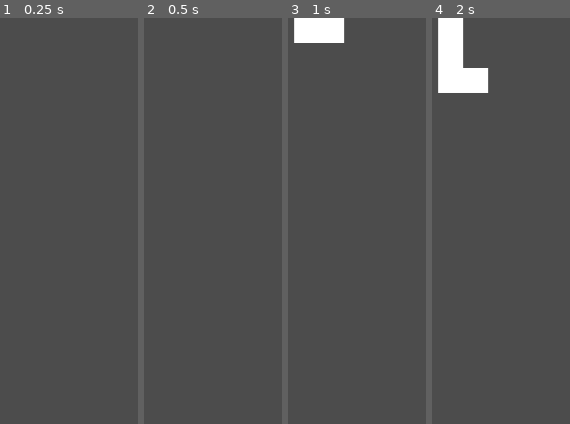
Above: before the commit, frames 1-4 (left to right).
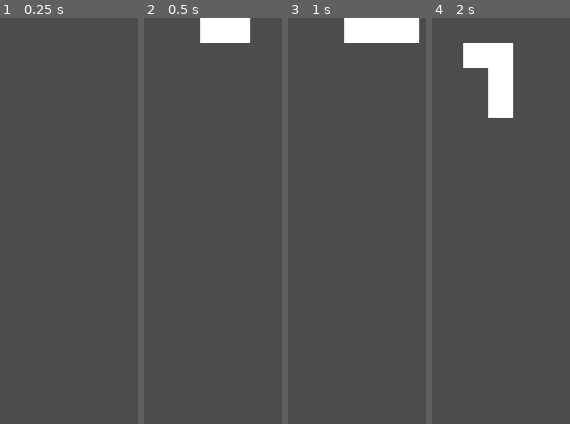
Above: after the commit, the same moments.

Repository: ImUrX/methris
Game: Godot game, scene res://Node2D.tscn
The game is run twice, just before and just after one commit, with the same random seed, the same clock (stepped at 60 frames per second) and the same inputs. The project has no main scene, so this scene is started directly.
Inputs:
- Up to frame 1 (0.25 s): no input
- Up to frame 2 (0.5 s): no input
- Up to frame 3 (1 s): hold Right (right, bound only after the commit) from 0.53 s (still down); tap Space (flip, bound only after the commit) at 0.6 s
- Up to frame 4 (2 s): tap Enter at 1.25 s; release Right (right, bound only after the commit) at 1.28 s; hold A (left, bound only after the commit) from 1.28 s (still down); tap Space (flip, bound only after the commit) at 1.35 s

Frame 1 is identical in both runs. In frame 2, 2.3% of the frame differs, in the area x 40-78%, y 0-7%; in frame 3, 5.6%; in frame 4, 9.1%, in the area x 4-60%, y 0-25%.

Commit message:
better collision detection

Diff:
--- a/TileMap.gd
+++ b/TileMap.gd
@@ -3,7 +3,7 @@
 
 const xMax = 10
 const yMax = 16
-var blocks = [load("res://blocks/L.gd")]
+var blocks = [load("res://blocks/L.gd"), load("res://blocks/Square.gd")]
 
 # Declare member variables here. Examples:
 var time = 0
@@ -17,18 +17,41 @@
 	instance.x = 5
 	instance.y = 0
 
-
-
 # Called every frame. 'delta' is the elapsed time since the previous frame.
 func _process(delta):
 	time += delta
+	if Input.is_action_just_pressed("flip"):
+		instance.flip(self)
+	if Input.is_action_just_pressed("left"):
+		instance.graph(self, -1)
+		instance.x -= 1
+		if instance.tryGraph(self, 0):
+			instance.x += 1
+			instance.graph(self, 0)
+		else:
+			instance.graph(self, 0)
+	if Input.is_action_just_pressed("right"):
+		instance.graph(self, -1)
+		instance.x += 1
+		if instance.tryGraph(self, 0):
+			instance.x -= 1
+			instance.graph(self, 0)
+		else:
+			instance.graph(self, 0)
 	if(time > 0.5):
 		instance.graph(self, -1)
 		instance.y += 1
-		if(instance.graph(self, 0) or instance.y == yMax):
+		var try = instance.tryGraph(self, 0)
+		instance.y -= 1
+		instance.graph(self, 0)
+		if(try or instance.y >= yMax):
 			instance = randomBlock()
 			instance.x = 5
-			pass
+			time -= 0.5
+			return
+		instance.graph(self, -1)
+		instance.y += 1
+		instance.graph(self, 0)
 		time -= 0.5
 
 func randomBlock():
--- a/blocks/Block.gd
+++ b/blocks/Block.gd
@@ -4,31 +4,49 @@
 
 var y = 0
 var x = 0
-var flipNum = 0
-var touched = false
+var size = 4
 
 # Declare member variables here. Examples:
 # var a = 2
 # var b = "text"
 
 func _init():
-	for x in range(4):
+	for x in range(size):
 		matrix.append([])
-		for _y in range(4):
+		for _y in range(size):
 			matrix[x].append(false)
 
 func graph(tilemap: TileMap, tile: int):
-	for toX in range(4):
-		for toY in range(4):
+	for toX in range(size):
+		for toY in range(size):
 			if(not matrix[toX][toY]): continue
-			var cell = tilemap.get_cell(toX + x - 4, toY + y - 4)
+			tilemap.set_cell(toX + x - size, toY + y - size, tile)
+
+func tryGraph(tilemap: TileMap, tile: int):
+	for toX in range(size):
+		for toY in range(size):
+			if(not matrix[toX][toY]): continue
+			var cell = tilemap.get_cell(toX + x - size, toY + y - size)
 			if(cell > -1 and tile > -1):
-				touched = true
-				return touched
-			tilemap.set_cell(toX + x - 4, toY + y - 4, tile)
+				return true
+	return false
 
-func flip():
-	pass
+func flip(tilemap: TileMap):
+	var copy = matrix.duplicate(true)
+	var copy2
+	for toX in range(size):
+		for toY in range(size):
+			matrix[toX][toY] = copy[size - toY - 1][toX]
+	copy2 = matrix
+	matrix = copy
+	graph(tilemap, -1)
+	matrix = copy2
+	if(tryGraph(tilemap, 0)):
+		matrix = copy
+		graph(tilemap, 0)
+		return true
+	graph(tilemap, 0)
+	return false
 
 # Called when the node enters the scene tree for the first time.
 #func _ready():
--- a/blocks/L.gd
+++ b/blocks/L.gd
@@ -1,10 +1,11 @@
 extends "res://blocks/Block.gd"
 
 func _init():
-	matrix[1][2] = true
-	matrix[0][2] = true # |
-	matrix[0][1] = true # |
-	matrix[0][0] = true # |_
+	size = 3
+	matrix[2][2] = true
+	matrix[1][2] = true # |
+	matrix[1][1] = true # |
+	matrix[1][0] = true # |_
 
 # Called when the node enters the scene tree for the first time.
 #func _ready():
--- /dev/null
+++ b/blocks/Square.gd
@@ -0,0 +1,13 @@
+extends "res://blocks/Block.gd"
+
+func _init():
+	size = 2
+	matrix[1][1] = true
+	matrix[1][0] = true
+	matrix[0][1] = true # ##
+	matrix[0][0] = true # ##
+
+
+# Called every frame. 'delta' is the elapsed time since the previous frame.
+#func _process(delta):
+#	pass
--- a/project.godot
+++ b/project.godot
@@ -18,6 +18,28 @@
 config/name="Methris"
 config/icon="res://icon.png"
 
+[input]
+
+flip={
+"deadzone": 0.5,
+"events": [ Object(InputEventKey,"resource_local_to_scene":false,"resource_name":"","device":0,"alt":false,"shift":false,"control":false,"meta":false,"command":false,"pressed":false,"scancode":32,"unicode":0,"echo":false,"script":null)
+, Object(InputEventKey,"resource_local_to_scene":false,"resource_name":"","device":0,"alt":false,"shift":false,"control":false,"meta":false,"command":false,"pressed":false,"scancode":16777232,"unicode":0,"echo":false,"script":null)
+, Object(InputEventKey,"resource_local_to_scene":false,"resource_name":"","device":0,"alt":false,"shift":false,"control":false,"meta":false,"command":false,"pressed":false,"scancode":87,"unicode":0,"echo":false,"script":null)
+ ]
+}
+left={
+"deadzone": 0.5,
+"events": [ Object(InputEventKey,"resource_local_to_scene":false,"resource_name":"","device":0,"alt":false,"shift":false,"control":false,"meta":false,"command":false,"pressed":false,"scancode":65,"unicode":0,"echo":false,"script":null)
+, Object(InputEventKey,"resource_local_to_scene":false,"resource_name":"","device":0,"alt":false,"shift":false,"control":false,"meta":false,"command":false,"pressed":false,"scancode":16777231,"unicode":0,"echo":false,"script":null)
+ ]
+}
+right={
+"deadzone": 0.5,
+"events": [ Object(InputEventKey,"resource_local_to_scene":false,"resource_name":"","device":0,"alt":false,"shift":false,"control":false,"meta":false,"command":false,"pressed":false,"scancode":16777233,"unicode":0,"echo":false,"script":null)
+, Object(InputEventKey,"resource_local_to_scene":false,"resource_name":"","device":0,"alt":false,"shift":false,"control":false,"meta":false,"command":false,"pressed":false,"scancode":68,"unicode":0,"echo":false,"script":null)
+ ]
+}
+
 [rendering]
 
 environment/default_environment="res://default_env.tres"
